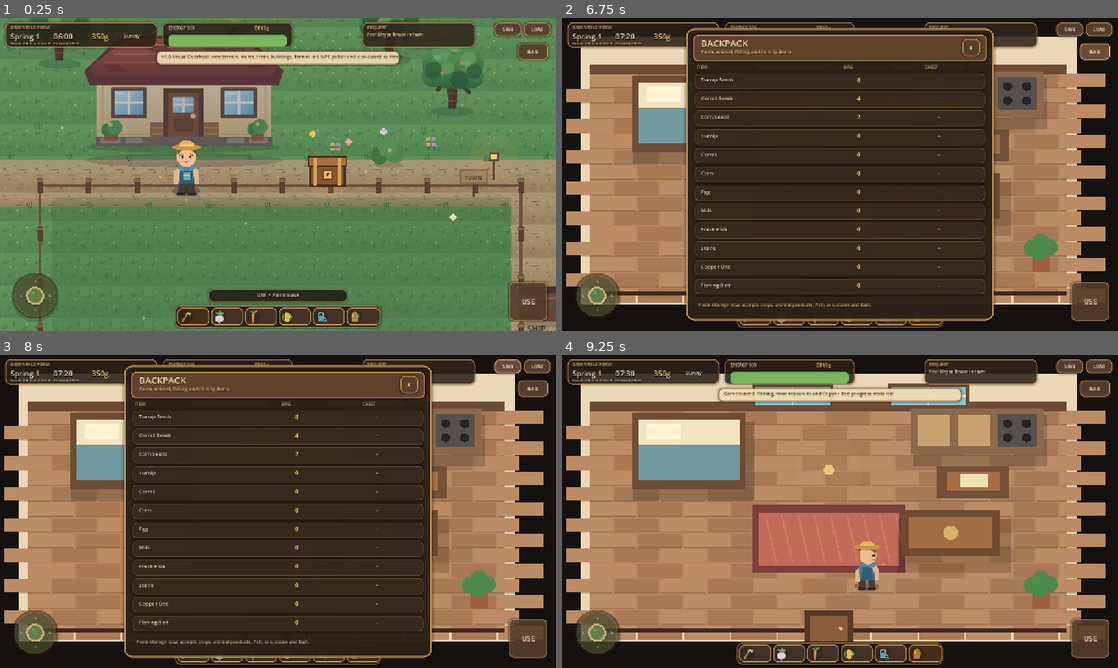
Above: before the commit, frames 1-4 (two rows, left to right).
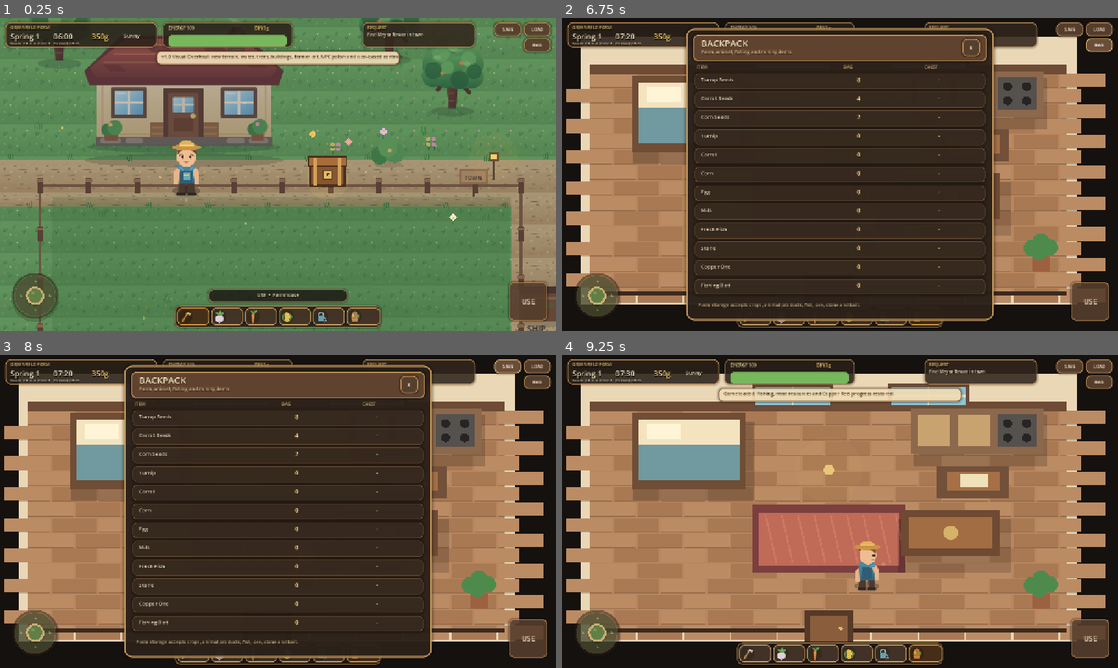
Above: after the commit, the same moments.

Repository: mohsenbigdeli/New
Game: Godot game, scene res://scenes/main.tscn
The game is run twice, just before and just after one commit, with the same random seed, the same clock (stepped at 60 frames per second) and the same inputs.
Inputs (mouse positions are in pixels of both pictures, inside the frame that each line leads up to):
- Up to frame 1 (0.25 s): no input
- Up to frame 2 (6.75 s): click (756, 315) at 0.52 s; click (789, 315) at 1.27 s; click (823, 315) at 2.02 s; click (856, 315) at 2.77 s; click (890, 315) at 3.52 s; click (923, 315) at 4.27 s; click "USE" at 5 s; tap Enter at 5.75 s; drag from (595, 296) to (895, 105) at 5.77 s; click "BAG" at 6.5 s
- Up to frame 3 (8 s): click "SAVE" at 7.25 s
- Up to frame 4 (9.25 s): click "LOAD" at 8 s; click "X" at 8.75 s

The runs differ from the first frame. In frame 1, 0.3% of the frame differs, in the area x 93-100%, y 6-14%; in frame 2, 0.5%, in the area x 30-100%, y 6-93%; in frame 3, 0.5%; in frame 4, 0.3%.

Commit message:
v1.1: make bag UI responsive and less intrusive

Diff:
--- a/greenfield-farm/scripts/farm_inventory_panel.gd
+++ b/greenfield-farm/scripts/farm_inventory_panel.gd
@@ -35,6 +35,15 @@
 	layer = 14
 	_build_bag_button()
 	_build_panel()
+	get_viewport().size_changed.connect(_layout_for_viewport)
+	call_deferred("_layout_for_viewport")
+
+func _layout_for_viewport() -> void:
+	var view_size: Vector2 = get_viewport().get_visible_rect().size
+	if bag_button:
+		bag_button.position = Vector2(view_size.x-74.0,47.0)
+	if panel:
+		panel.position = Vector2((view_size.x-panel.size.x)*0.5,(view_size.y-panel.size.y)*0.5)
 
 func _style_box(fill: Color, border: Color, radius: int = 12, width: int = 2) -> StyleBoxFlat:
 	var style := StyleBoxFlat.new()
@@ -72,15 +81,14 @@
 func _build_bag_button() -> void:
 	bag_button = Button.new()
 	bag_button.text = "BAG"
-	bag_button.position = Vector2(1192,58)
-	bag_button.size = Vector2(70,38)
+	bag_button.size = Vector2(62,30)
 	_style_button(bag_button, Color("#6f8650"))
+	bag_button.add_theme_font_size_override("font_size",10)
 	add_child(bag_button)
 	bag_button.pressed.connect(_on_bag_pressed)
 
 func _build_panel() -> void:
 	panel = Panel.new()
-	panel.position = Vector2(286,24)
 	panel.size = Vector2(708,672)
 	panel.add_theme_stylebox_override("panel", _style_box(Color("#2b2119f2"), Color("#c89b5b"), 18, 3))
 	panel.visible = false
@@ -141,7 +149,7 @@
 		to_bag.pressed.connect(_transfer.bind(key, "to_bag"))
 		right_buttons[key] = to_bag
 
-	var footer := _label(panel, Vector2(28,628), Vector2(650,30), "Farm storage now accepts crops, animal products, fish, ore, stone and bait.", 11, Color("#d6bb8d"))
+	var footer := _label(panel, Vector2(28,628), Vector2(650,30), "Farm storage accepts crops, animal products, fish, ore, stone and bait.", 11, Color("#d6bb8d"))
 	footer.autowrap_mode = TextServer.AUTOWRAP_WORD_SMART
 
 func _on_bag_pressed() -> void:
